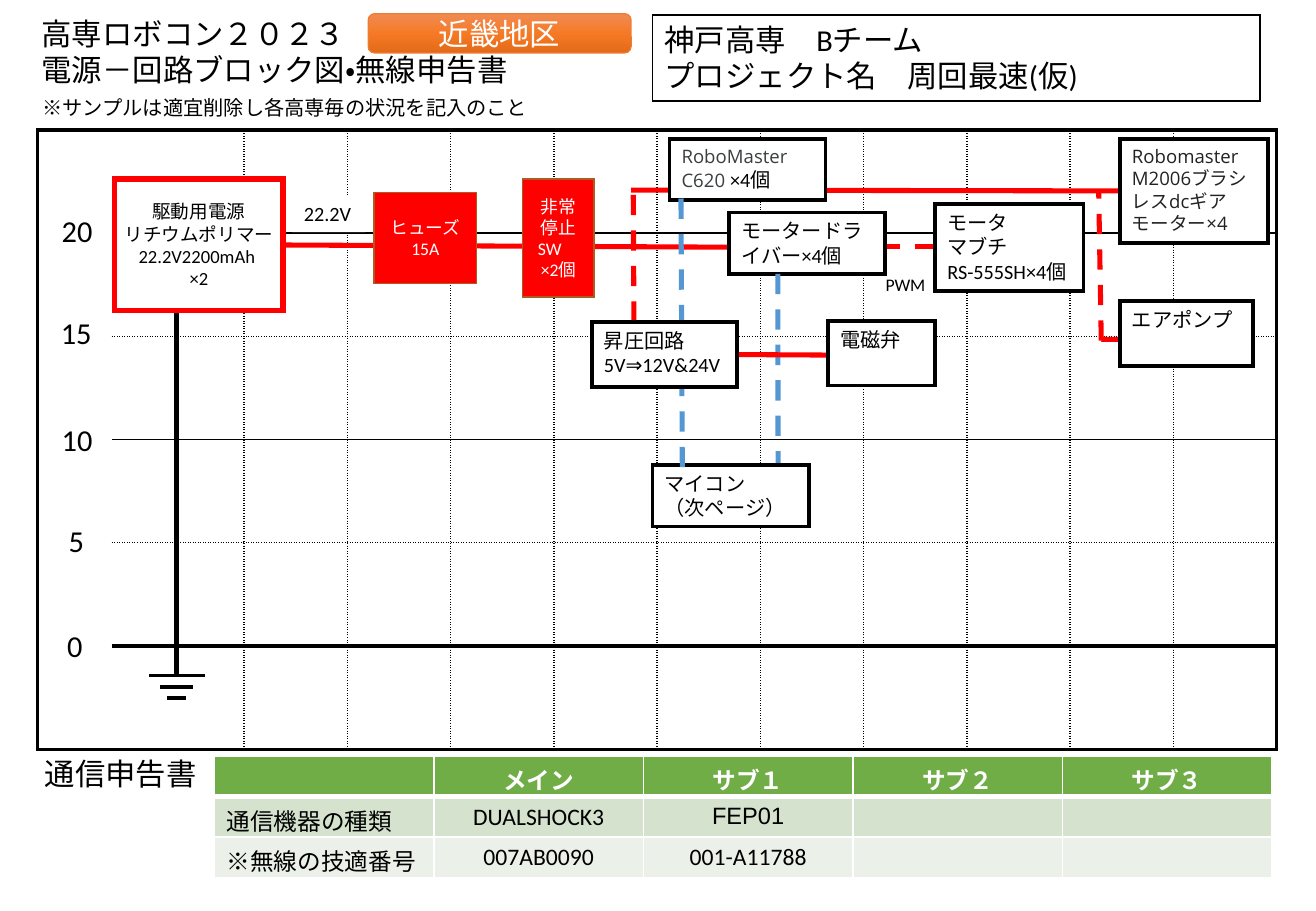
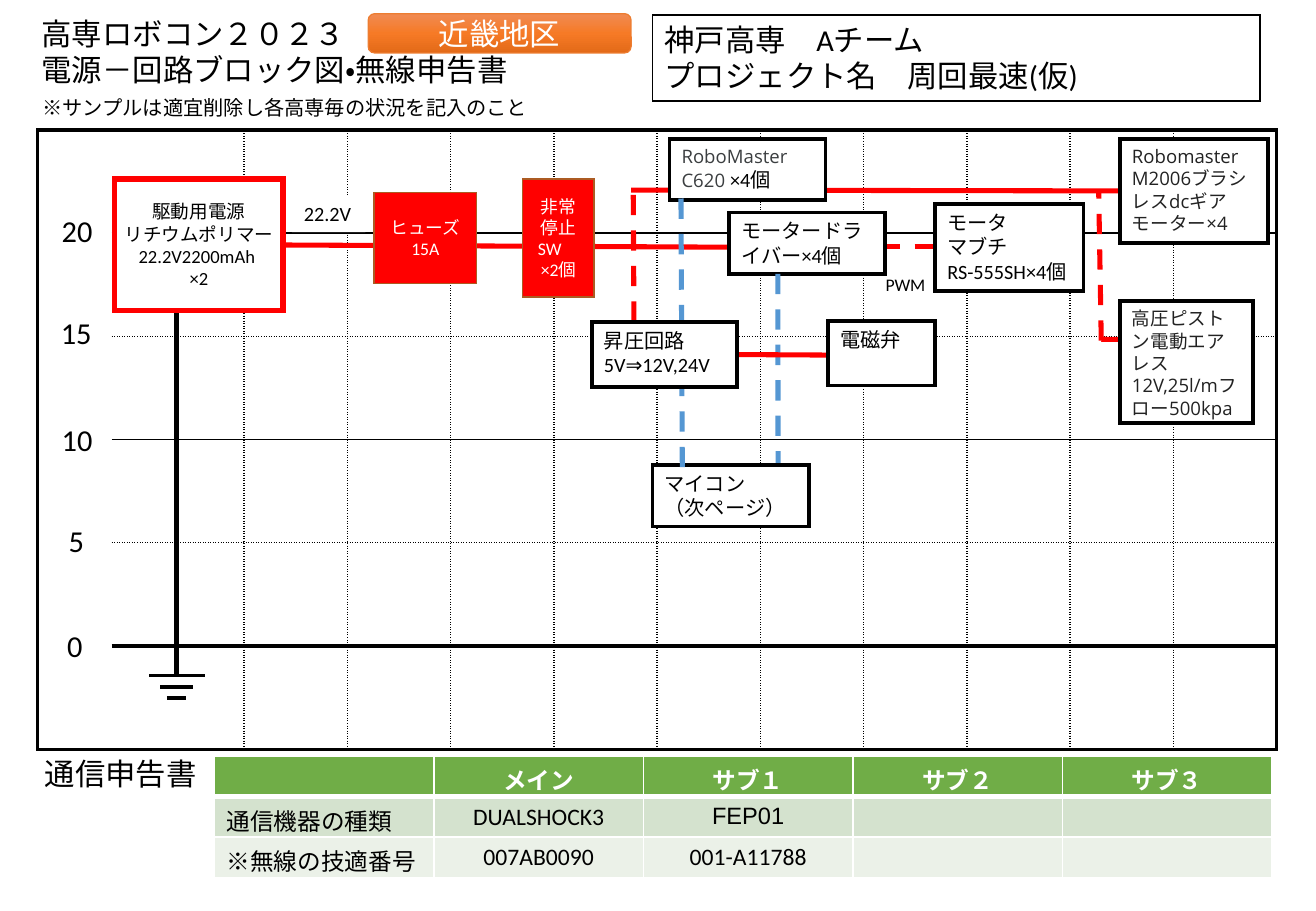
Before and after one commit to er-cat/2023honrobo-document, a slide deck: slide 1 of ６．【電源電位申告書】神戸高専AB.pptx. Drawn at 1316x911 pixels with LibreOffice and Linux fonts; fonts in the diff are those of the drawing. Boxes give left, top, right and bottom in pixels: in the first picture for what was removed or moved away, otherwise in the second. Text is boxed around its words. In the diff, an @@ line names an element or a change of style, - is before the commit and + after.

```diff
--- a/６．【電源電位申告書】神戸高専AB.pptx
+++ b/６．【電源電位申告書】神戸高専AB.pptx
@@ text in rectangle at (665, 25, 924, 54): text changed @@
-神戸高専 Bチーム
+神戸高専 Aチーム
@@ rectangle "高圧ピストン電動エアレス12V,25l/mフロー500kpa": place and size @@
-rectangle "高圧ピストン電動エアレス12V,25l/mフロー500kpa" at (1120, 301, 1254, 366)
+rectangle "高圧ピストン電動エアレス12V,25l/mフロー500kpa" at (1120, 301, 1254, 423)
@@ text in rectangle at (1132, 309, 1237, 395): text changed; size 12 to 11 pt; font Calibri to Open Sans; text colour #000000 to #222222 @@
-エアポンプ
+高圧ピストン電動エアレス12V,25l/mフロー500kpa
@@ text in rectangle at (604, 359, 709, 375): text changed @@
-5V⇒12V&24V
+5V⇒12V,24V
```
Also in this commit, not shown: 1 other slide changed.
